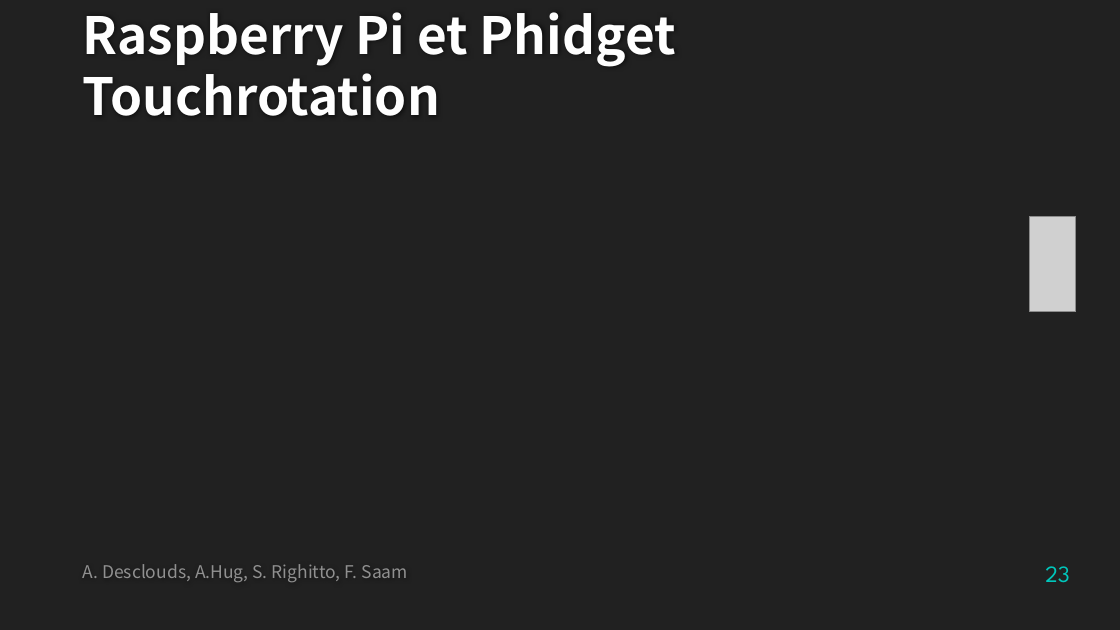
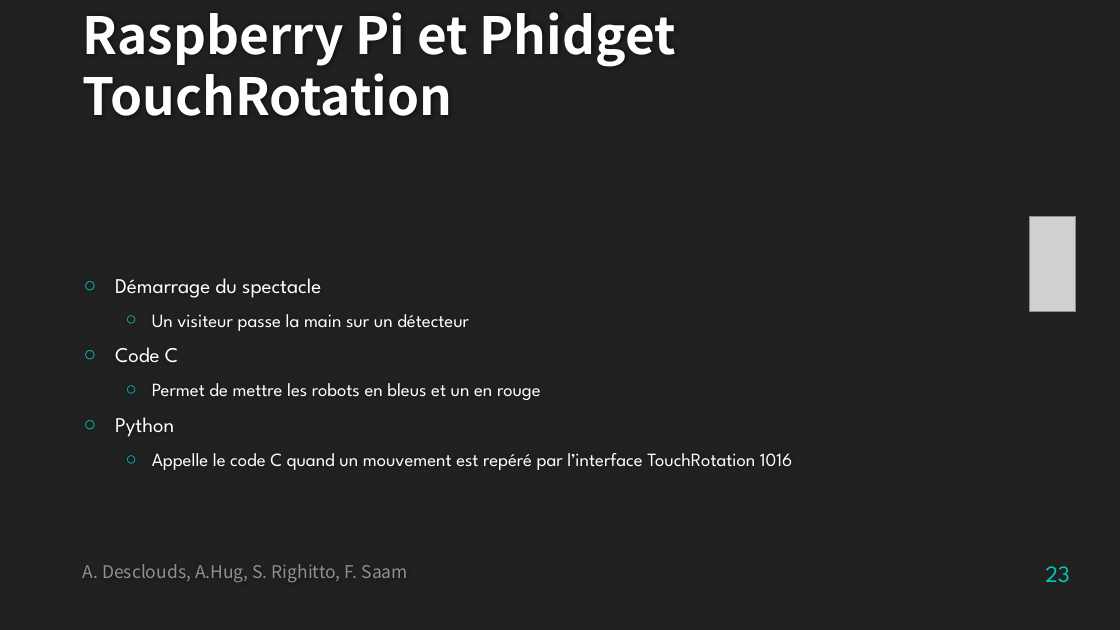
Before and after one commit to SimoneRighitto/SFT15_Elisa, a slide deck: slide 23 of Elisa-3_presentation.pptx. Drawn at 1120x630 pixels with LibreOffice and Linux fonts; fonts in the diff are those of the drawing; grey boxes stand for pictures; background and template pictures are left out. Boxes give left, top, right and bottom in pixels: in the first picture for what was removed or moved away, otherwise in the second. Text is boxed around its words. In the diff, an @@ line names an element or a change of style, - is before the commit and + after.

```diff
--- a/Elisa-3_presentation.pptx
+++ b/Elisa-3_presentation.pptx
@@ title at [83, 12, 676, 116]: text changed @@
-Raspberry Pi et Phidget Touchrotation
+Raspberry Pi et Phidget TouchRotation
@@ text added at [115, 278, 792, 470], 16 pt, text #FFFFFF @@
+○ Démarrage du spectacle
+  ○ Un visiteur passe la main sur un détecteur
+○ Code C
+  ○ Permet de mettre les robots en bleus et un en rouge
+○ Python
+  ○ Appelle le code C quand un mouvement est repéré par l’interface TouchRotation 1016
```
Also in this commit, not shown: 2 other slides changed.
